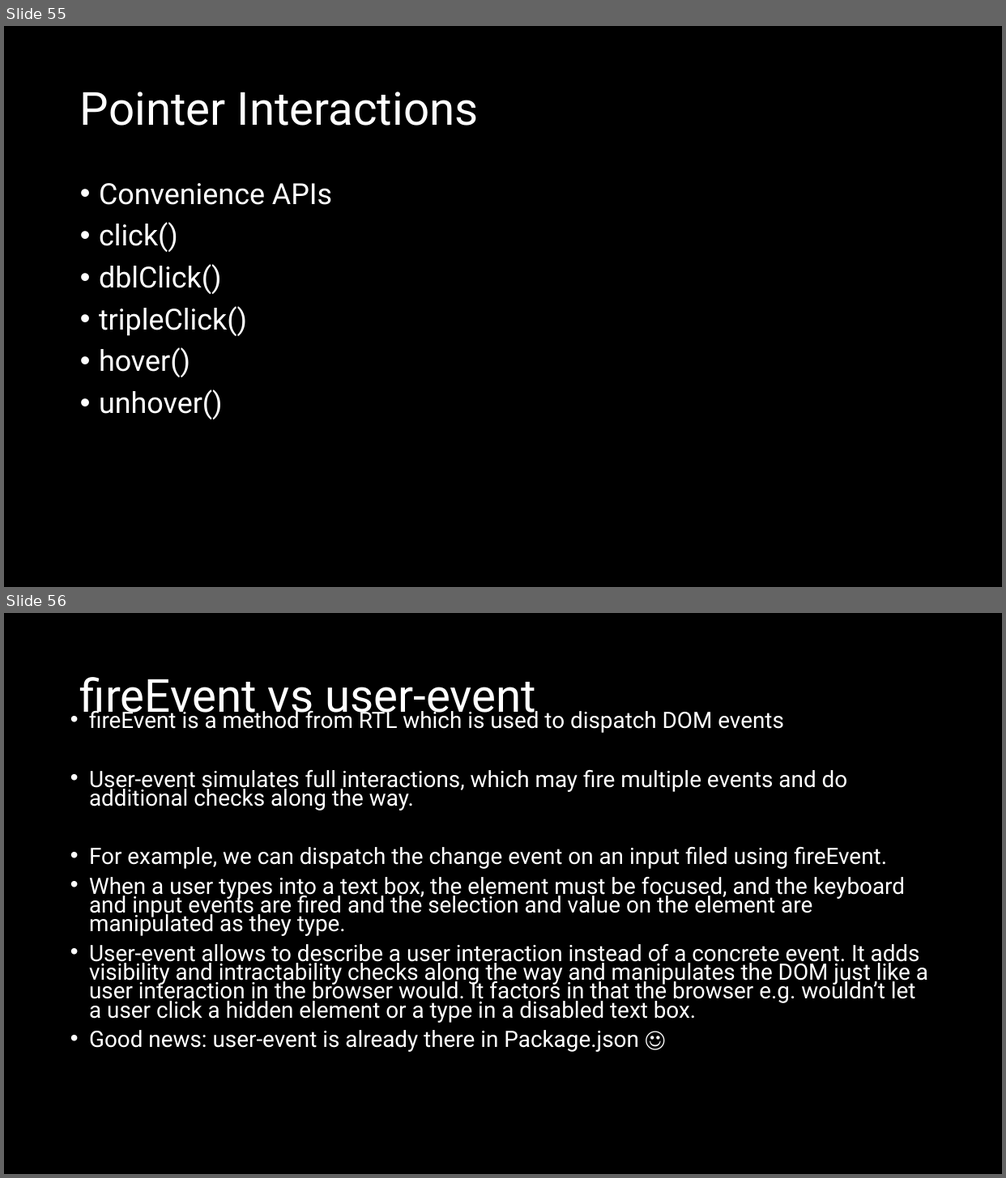
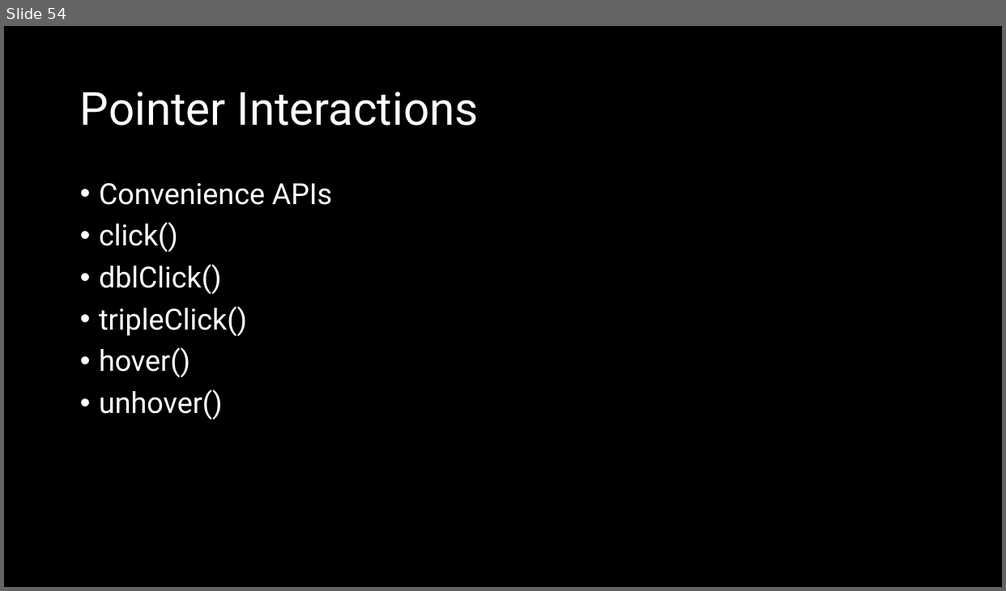
Before and after one commit to natiquekeyin/winter2025, a slide deck: JavaScript/Week12/Week12.pptx. Shown one above the other, each under a label of ours: slides 55 and 56 before the commit, slide 54 after it. The pictures are 1006x1178 and 1006x591 pixels, drawn with LibreOffice and Linux fonts; fonts in the diff are those of the drawing. Boxes give left, top, right and bottom in pixels: in the first picture for what was removed or moved away, otherwise in the second. Text is boxed around its words. In the diff, an @@ line names an element or a change of style, - is before the commit and + after.

```diff
--- a/JavaScript/Week12/Week12.pptx
+++ b/JavaScript/Week12/Week12.pptx
@@ slide 56 removed at (x1=4, y1=613, x2=1002, y2=1174), background #000000 @@
@@ title removed at (x1=80, y1=677, x2=536, y2=722) @@
-fireEvent vs user-event
@@ text removed at (x1=89, y1=707, x2=928, y2=1052) @@
-• fireEvent is a method from RTL which is used to dispatch DOM events
-• User-event simulates full interactions, which may fire multiple events and do additional checks along the way.
-• For example, we can dispatch the change event on an input filed using fireEvent.
-• When a user types into a text box, the element must be focused, and the keyboard and input events are fired and the selection and value on the element are manipulated as they type.
-• User-event allows to describe a user interaction instead of a concrete event. It adds visibility and intractability checks along the way and manipulates the DOM just like a user interaction in the browser would. It factors in that the browser e.g. wouldn’t let a user click a hidden element or a type in a disabled text box.
-• Good news: user-event is already there in Package.json ☺
@@ what was slide 55 is now slide 54 @@
```
Also in this commit, not shown: 1 slide changed, 1 slide added, 1 other slide removed, 3 other files.
